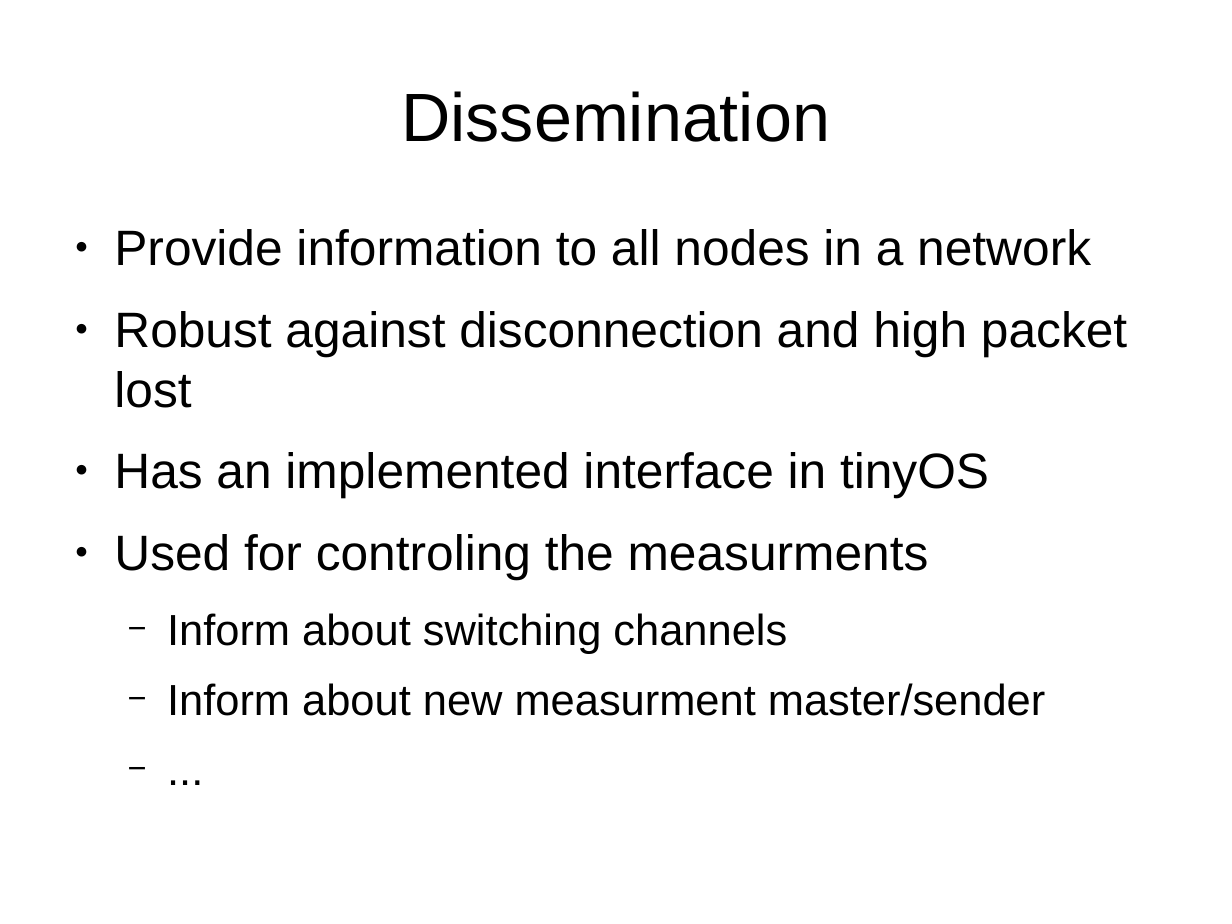
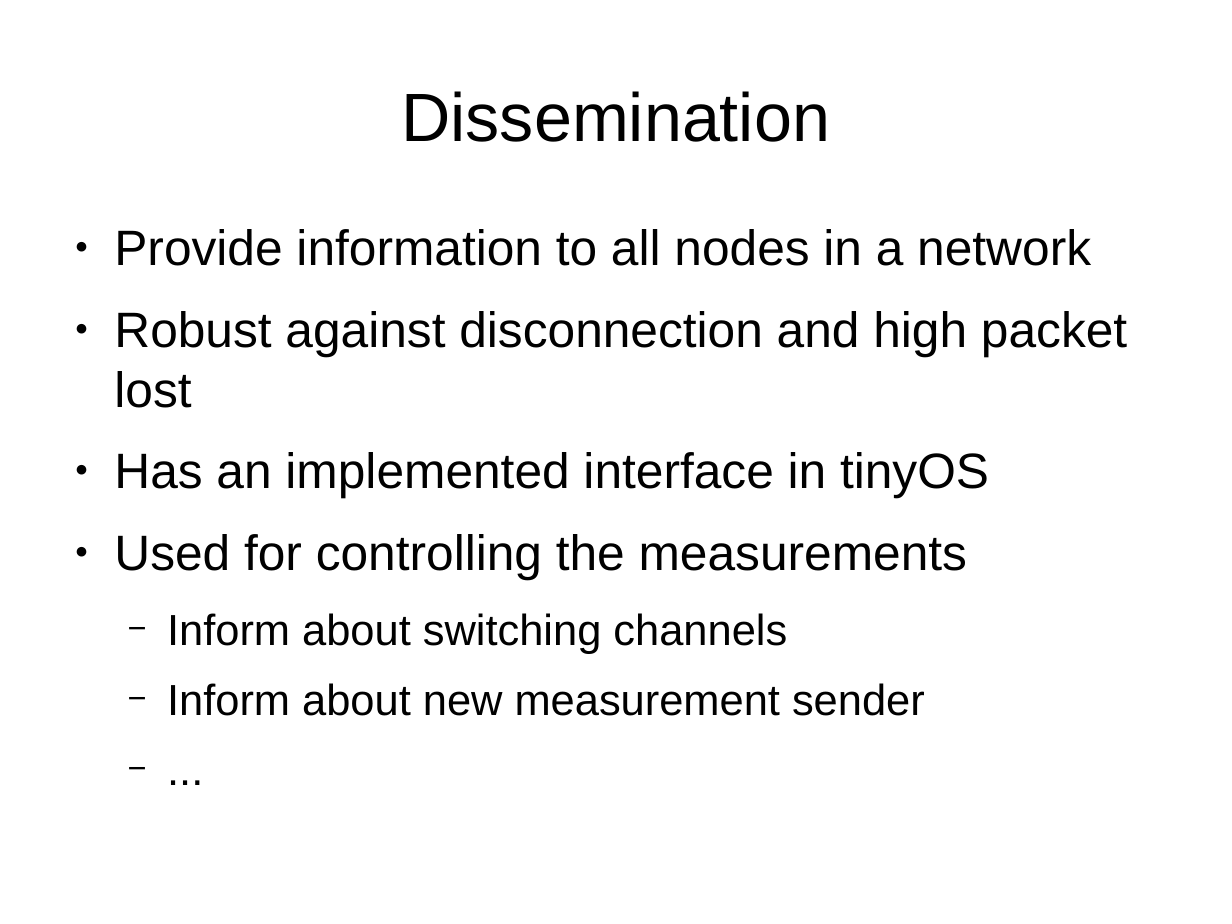
Before and after one commit to moritzschaefer/SensorSequence, a slide deck: slide 6 of docs/Initial Presentation Remastered.odp. Drawn at 1232x924 pixels with LibreOffice and Linux fonts; fonts in the diff are those of the drawing. Boxes give left, top, right and bottom in pixels: in the first picture for what was removed or moved away, otherwise in the second. Text is boxed around its words. In the diff, an @@ line names an element or a change of style, - is before the commit and + after.

```diff
--- a/docs/Initial Presentation Remastered.odp
+++ b/docs/Initial Presentation Remastered.odp
@@ text at [114,534,967,579]: text changed @@
-● Used for controling the measurments
+● Used for controlling the measurements
@@ text at [167,683,925,716]: text changed @@
-  − Inform about new measurment master/sender
+  − Inform about new measurement sender
```
Also in this commit, not shown: 6 other slides changed, 1 slide added, 1 other file.
